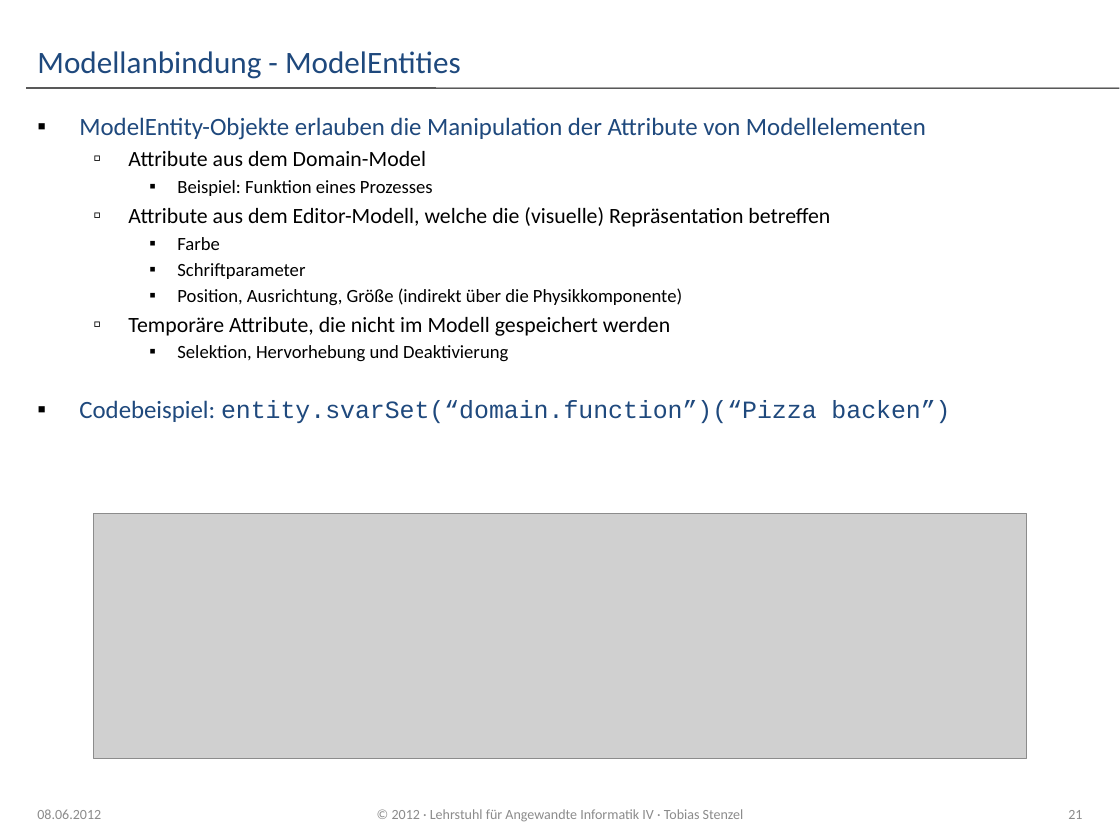
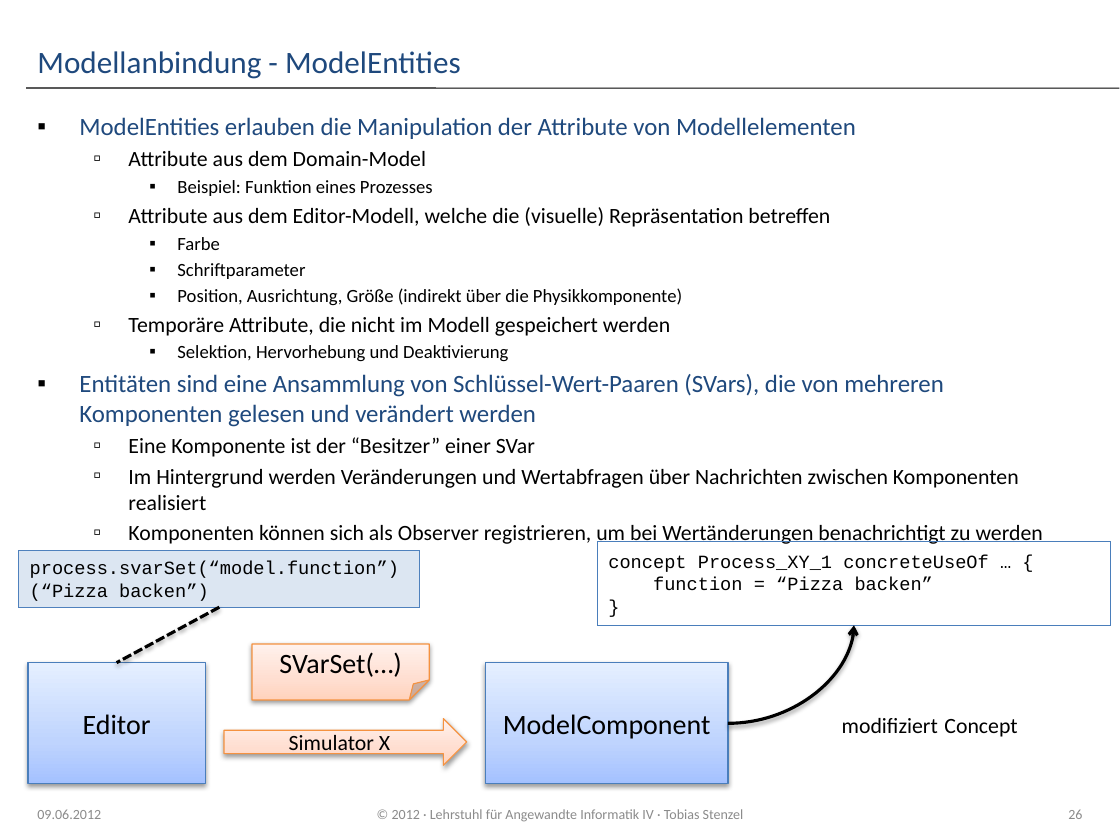
Before and after one commit to dpausp/ba-thesis, a slide deck: slide 26 of Praesentation_IPM3D.pptx (slide 21 before the commit). Drawn at 1120x840 pixels with LibreOffice and Linux fonts; fonts in the diff are those of the drawing; grey boxes stand for pictures; background and template pictures are left out. Boxes give left, top, right and bottom in pixels: in the first picture for what was removed or moved away, otherwise in the second. Text is boxed around its words. In the diff, an @@ line names an element or a change of style, - is before the commit and + after.

```diff
--- a/Praesentation_IPM3D.pptx
+++ b/Praesentation_IPM3D.pptx
@@ text at (x1=79, y1=117, x2=856, y2=139): text changed @@
-▪ ModelEntity-Objekte erlauben die Manipulation der Attribute von Modellelementen
+▪ ModelEntities erlauben die Manipulation der Attribute von Modellelementen
@@ text at (x1=79, y1=374, x2=1043, y2=547): text changed; size 16 to 14 pt; font Courier New to Calibri; text colour #1F497D to #000000 @@
-▪ Codebeispiel: entity.svarSet(“domain.function”)(“Pizza backen”)
+▪ Entitäten sind eine Ansammlung von Schlüssel-Wert-Paaren (SVars), die von mehreren Komponenten gelesen und verändert werden
+  ▫ Eine Komponente ist der “Besitzer” einer SVar
+  ▫ Im Hintergrund werden Veränderungen und Wertabfragen über Nachrichten zwischen Komponenten realisiert
+  ▫ Komponenten können sich als Observer registrieren, um bei Wertänderungen benachrichtigt zu werden
@@ picture removed at (x1=93, y1=513, x2=1026, y2=758) @@
@@ rectangle added at (x1=19, y1=551, x2=420, y2=607), fill #DCE6F2, outline #4F81BD 0.75 pt, 12 pt, text #000000 @@
+process.svarSet(“model.function”)(“Pizza backen”)
@@ rectangle added at (x1=597, y1=541, x2=1110, y2=625), outline #4B7EBC 0.75 pt, 12 pt, text #000000 @@
+concept Process_XY_1 concreteUseOf … {
+function = “Pizza backen”
+}
@@ line added from (220, 607) to (116, 663), #000000 2 pt dashed @@
@@ curved arrow added from (728, 724) to (853, 625), #000000 2 pt @@
@@ folded corner added at (x1=252, y1=644, x2=429, y2=700), fill gradient #FFD2BD to #FFDED0 to #FFF2ED, outline #F69240 0.75 pt, 18 pt, text #000000 @@
+SVarSet(…)
@@ rectangle added at (x1=28, y1=663, x2=205, y2=784), fill gradient #A4C4FF to #BFD4FF to #E6EEFF, outline #4B7EBC 0.75 pt, 18 pt, text #000000 @@
+Editor
@@ rectangle added at (x1=485, y1=663, x2=728, y2=784), fill gradient #A4C4FF to #BFD4FF to #E6EEFF, outline #4B7EBC 0.75 pt, 18 pt, text #000000 @@
+ModelComponent
@@ right arrow added at (x1=224, y1=719, x2=467, y2=766), fill gradient #FFD2BD to #FFDED0 to #FFF2ED, outline #F69240 0.75 pt, 14 pt, text #000000 @@
+Simulator X
@@ text added at (x1=842, y1=718, x2=1017, y2=737), 14 pt, text #000000 @@
+modifiziert Concept
@@ text at (x1=37, y1=809, x2=101, y2=819): text changed @@
-08.06.2012
+09.06.2012
@@ page number at (x1=1068, y1=809, x2=1082, y2=819): text changed @@
-21
+26
```
Also in this commit, not shown: 19 other slides changed, 10 slides added, 1 slide removed, 6 other files.
